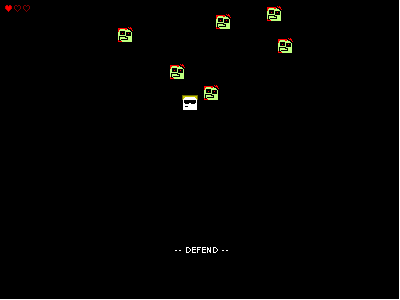
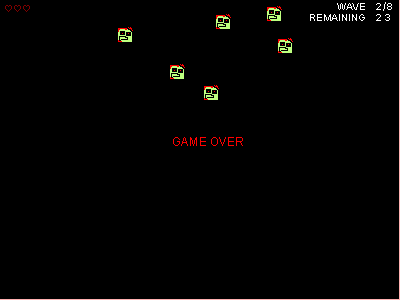
Layers edited between the first and the second w=400, h=300 image:
added layer "15 copy" above "15" over [5, 2, 392, 253]
added layer "15" above "14" over [5, 2, 392, 253]
added layer "14" above "13" over [5, 2, 392, 253]
added layer "13" above "12" over [5, 2, 392, 253]
added layer "12" above "11" over [0, 0, 400, 300]
renamed "10 copy" to "11", painted on it over [5, 2, 392, 253]
showed "10", painted on it over [5, 2, 392, 253]
showed "9", painted on it over [5, 2, 392, 253]
showed "8", painted on it over [5, 2, 392, 253]
showed "7", painted on it over [5, 2, 392, 253]
showed "6", painted on it over [5, 2, 392, 253]
showed "5", painted on it over [5, 2, 392, 253]
showed "4", painted on it over [5, 2, 392, 253]
showed "1", painted on it over [5, 2, 392, 253]
